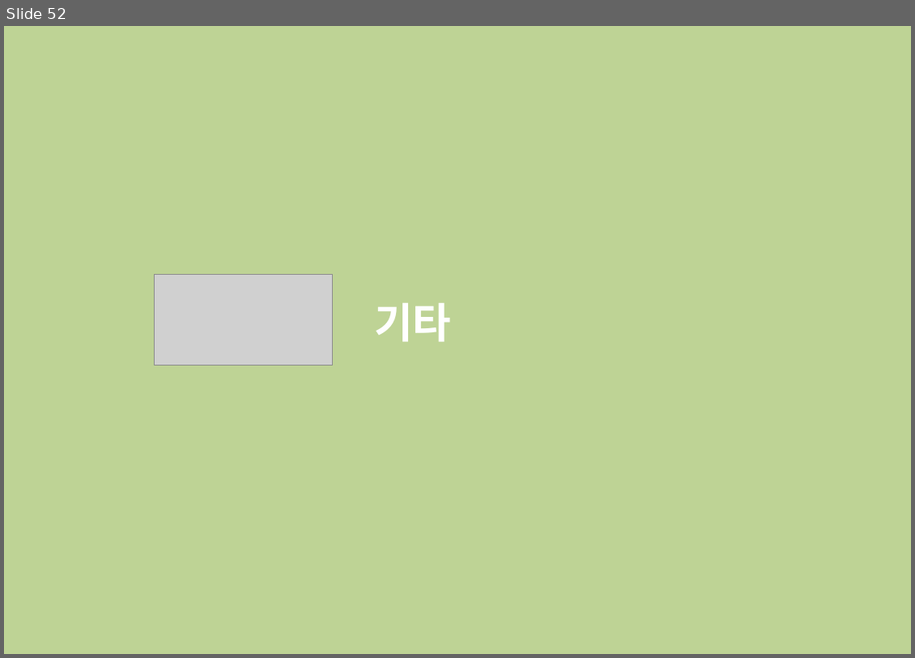
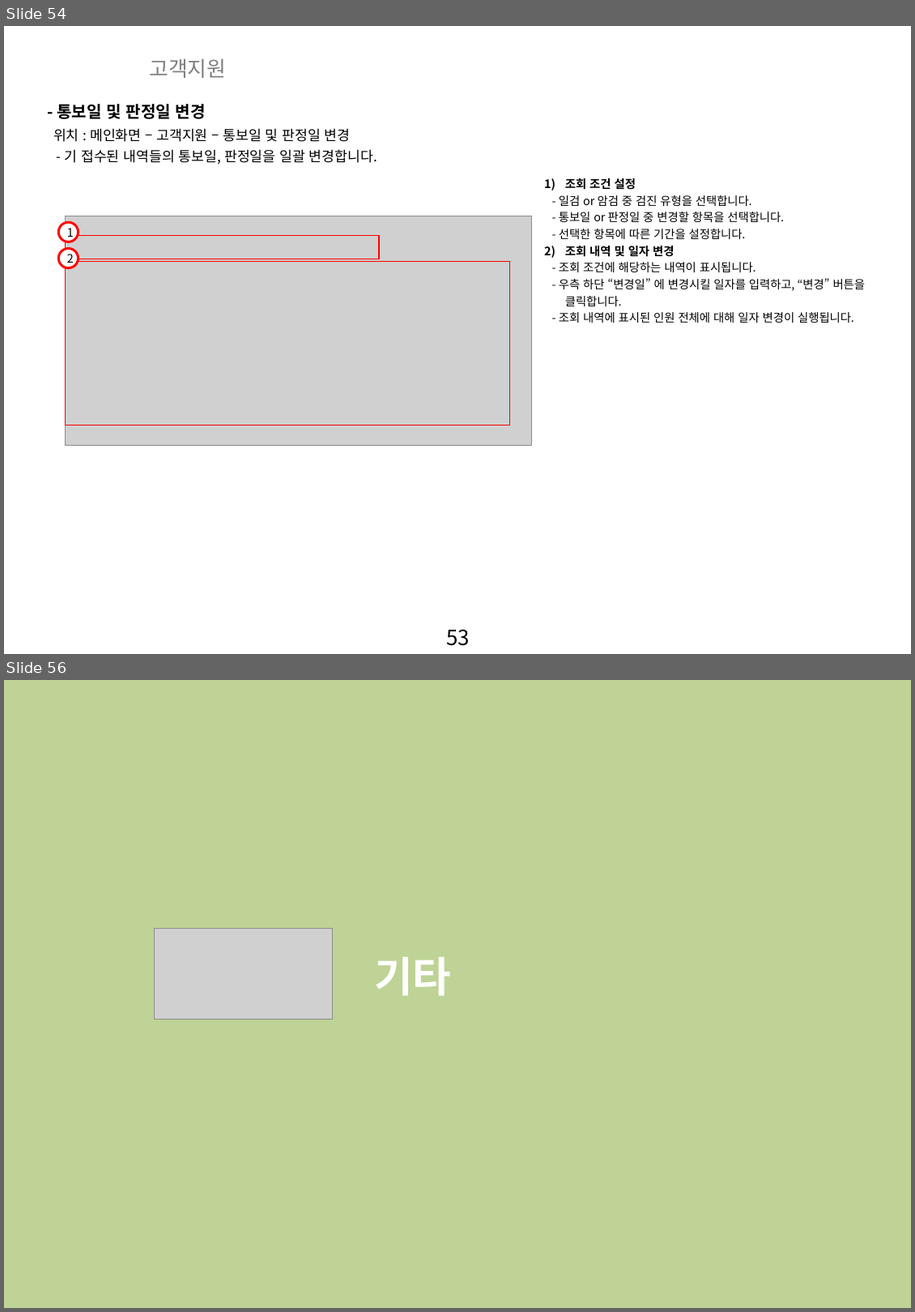
Before and after one commit to zooxop/ailiss_manual, a slide deck: manual/앨리스_매뉴얼_작업중.pptx. Shown one above the other, each under a label of ours: slide 52 before the commit, slides 54 and 56 after it; the slides between them are not shown. The pictures are 915x658 and 915x1312 pixels, drawn with LibreOffice and Linux fonts; fonts in the diff are those of the drawing; grey boxes stand for pictures; background and template pictures are left out. Boxes give left, top, right and bottom in pixels: in the first picture for what was removed or moved away, otherwise in the second. Text is boxed around its words. In the diff, an @@ line names an element or a change of style, - is before the commit and + after.

Commit message:
SMS랑 원격만 하면 고객지원 끝

```diff
--- a/manual/앨리스_매뉴얼_작업중.pptx
+++ b/manual/앨리스_매뉴얼_작업중.pptx
@@ slide 54 added at (4,26,911,654), background picture (left out); not listed: 1 template element that a slide beside it also shows @@
@@ text added at (149,58,226,78), 18 pt, text #808080 @@
+고객지원
@@ text added at (57,104,206,119), 14 pt, text #000000, bold @@
+- 통보일 및 판정일 변경
@@ text added at (53,128,351,142), 12 pt, text #000000 @@
+위치 : 메인화면 – 고객지원 – 통보일 및 판정일 변경
@@ text added at (65,149,377,164), 12 pt, text #000000 @@
+- 기 접수된 내역들의 통보일, 판정일을 일괄 변경합니다.
@@ text added at (559,178,866,322), 10 pt, text #000000 @@
+1) 조회 조건 설정
+- 일검 or 암검 중 검진 유형을 선택합니다.
+- 통보일 or 판정일 중 변경할 항목을 선택합니다.
+- 선택한 항목에 따른 기간을 설정합니다.
+2) 조회 내역 및 일자 변경
+- 조회 조건에 해당하는 내역이 표시됩니다.
+- 우측 하단 “변경일” 에 변경시킬 일자를 입력하고, “변경” 버튼을
+클릭합니다.
+- 조회 내역에 표시된 인원 전체에 대해 일자 변경이 실행됩니다.
@@ picture added at (65,216,532,446) @@
@@ ellipse added at (58,222,78,241), fill #FFFFFF, outline #FF0000 2 pt, 10 pt, text #000000 @@
+1
@@ rectangle added at (65,236,379,258), outline #FF0000 1 pt @@
@@ ellipse added at (58,249,78,268), fill #FFFFFF, outline #FF0000 2 pt, 10 pt, text #000000 @@
+2
@@ rectangle added at (65,262,510,425), outline #FF0000 1 pt @@
@@ what was slide 52 is now slide 56 @@
```
Also in this commit, not shown: 1 slide changed, 3 other slides added.
